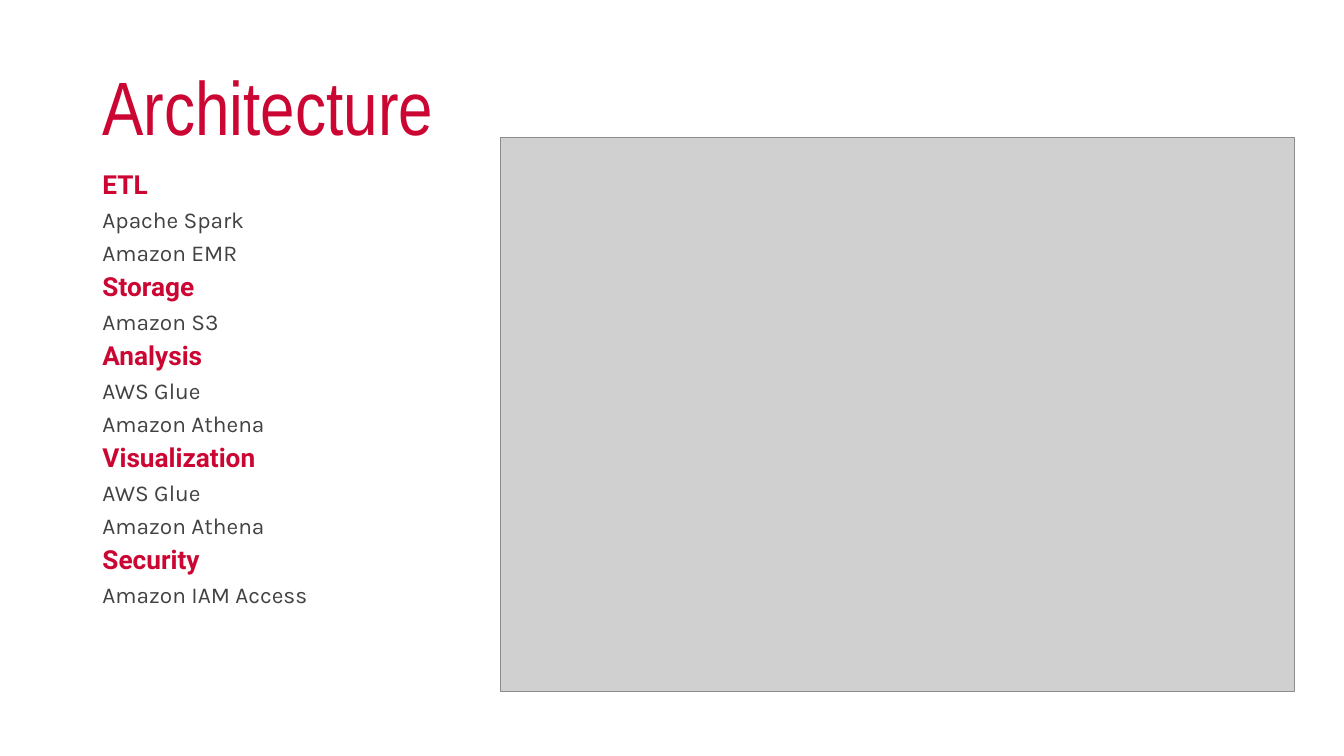
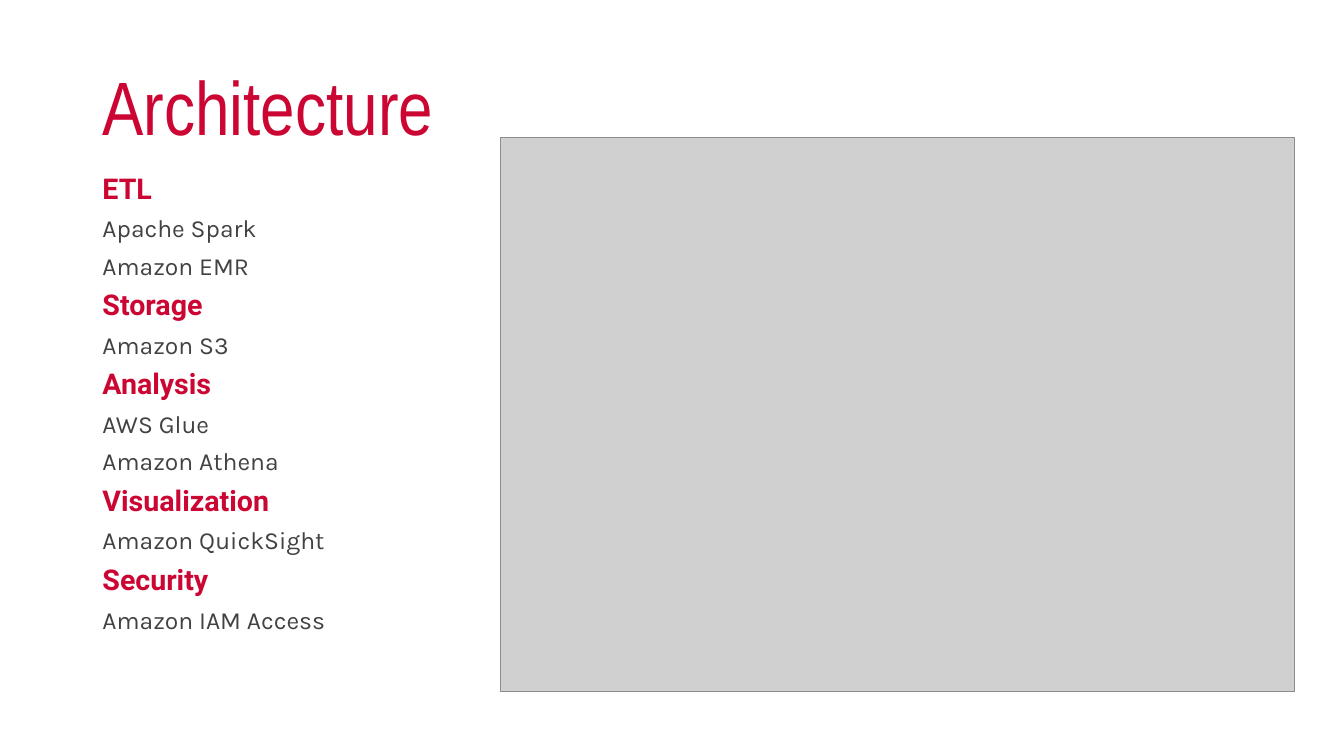
Before and after one commit to ninjeanne/datastorm, a slide deck: slide 5 of report/final_presentation.pptx. Drawn at 1344x756 pixels with LibreOffice and Linux fonts; fonts in the diff are those of the drawing; grey boxes stand for pictures. Boxes give left, top, right and bottom in pixels: in the first picture for what was removed or moved away, otherwise in the second. Text is boxed around its words. In the diff, an @@ line names an element or a change of style, - is before the commit and + after.

```diff
--- a/report/final_presentation.pptx
+++ b/report/final_presentation.pptx
@@ text at bbox=[102, 178, 325, 630]: size 18.7 to 20.4 pt in "ETL", "Storage", "Analysis", "Visualization" and 1 more places; size 16.1 to 17.6 pt in "Apache Spark", "Amazon EMR", "Amazon S3", "AWS Glue" and 2 more places; line spacing 0.7 to 0.8 @@
@@ text at bbox=[102, 532, 324, 555]: text changed; size 16.1 to 17.6 pt @@
-AWS Glue
-Amazon Athena
+Amazon QuickSight
```
Also in this commit, not shown: 1 other slide changed, 2 other files.
